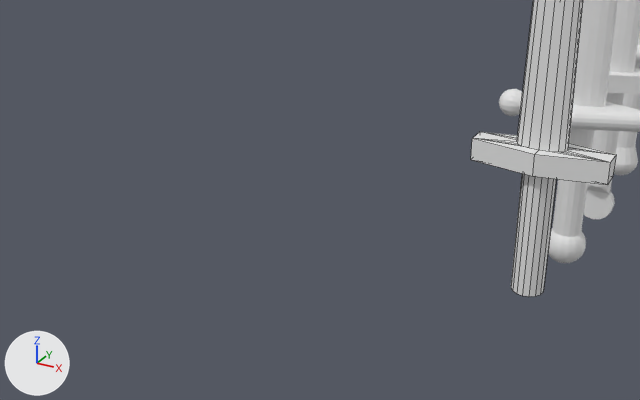
Two versions of the Blender file examples/Swords.blend, one commit apart.
Both versions are drawn from a 50 mm lens placed at (19.0, -76.7, 28.1), pointed at (-11.4, -21.4, 0.4). Every picture has the same lights, and +X, +Y and +Z are marked at lower left. The older version comes first. Mesh edges are drawn as thin lines on the coarser meshes.

The first picture shows 'sword_plain_blade_ball_hilt', 'sword_plain_blade_dish_hilt', 'sword_plain_blade_nub_hilt', 'sword_plain_blade_plain_hilt'.
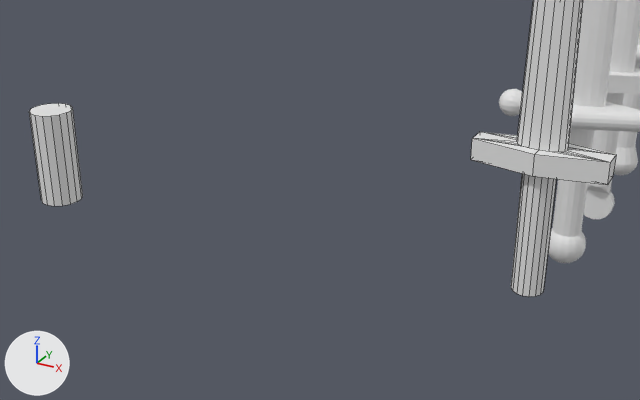
Where the change shows, as pixel boxes [x1, y1, x2, y2] in the pictures (640 x 400 px):
'reference_bar', added: after [29, 103, 83, 206]

The edits, one by one:
Mesh me_reference_bar_003 is new.
It has 32 vertices, 17 faces and spans x -1.59..1.59, y -1.59..1.59, z 0.0..7.31.
Object 'reference_bar' (ob_reference_bar) is new; it shows me_reference_bar_003.
Its location is (-30.0, -30.0, 0.0).
